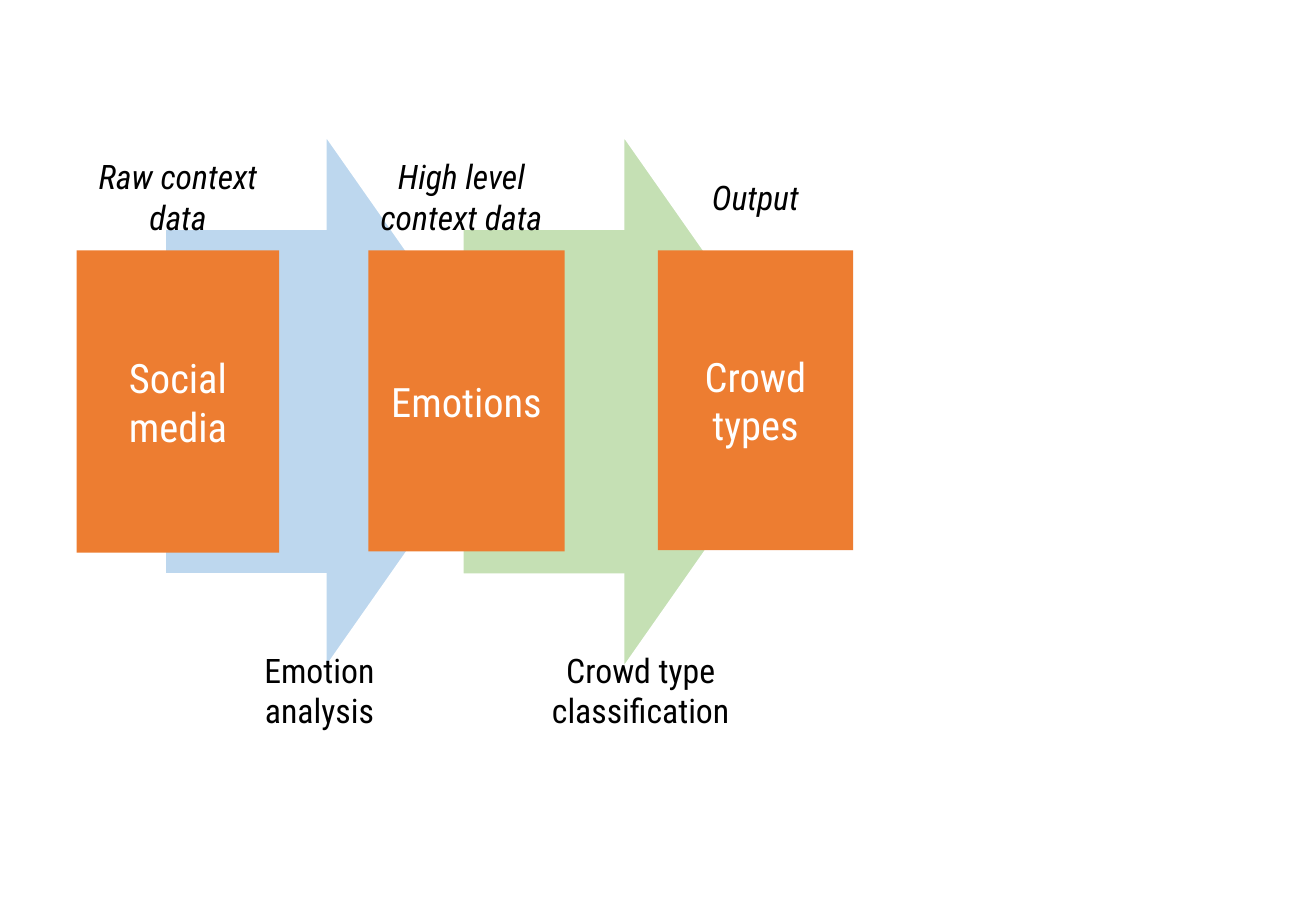
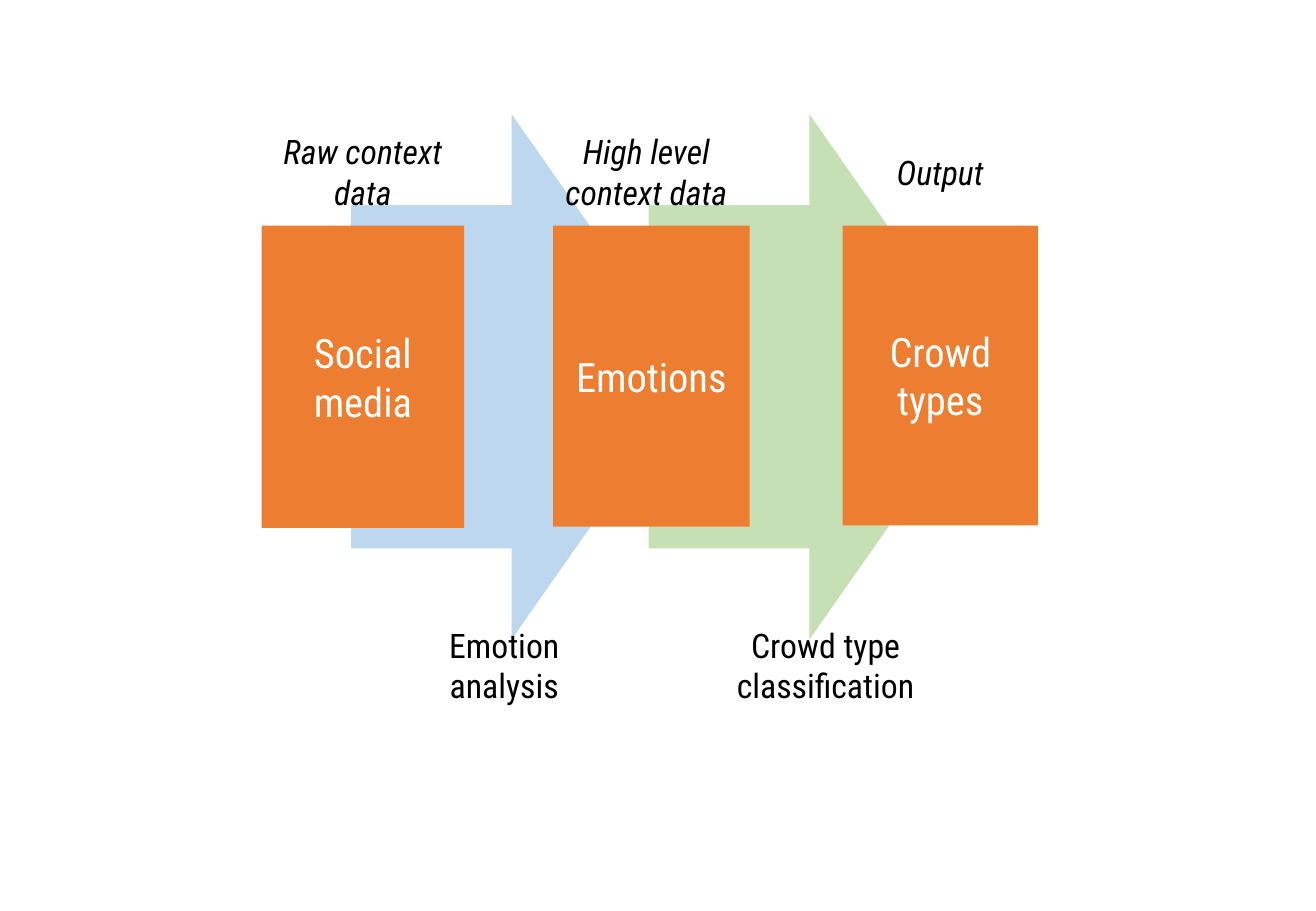
Before and after one commit to romyngo/mcm-thesis, a slide deck: slide 3 of Drawings/Drawing.pptx. Drawn at 1316x911 pixels with LibreOffice and Linux fonts; fonts in the diff are those of the drawing. Boxes give left, top, right and bottom in pixels: in the first picture for what was removed or moved away, otherwise in the second. Text is boxed around its words. In the diff, an @@ line names an element or a change of style, - is before the commit and + after.

```diff
--- a/Drawings/Drawing.pptx
+++ b/Drawings/Drawing.pptx
@@ 5 texts, 3 rectangles, 2 right arrows: place and size @@
-5 texts, 3 rectangles, 2 right arrows at bbox=[77, 135, 854, 731]
+5 texts, 3 rectangles, 2 right arrows at bbox=[261, 109, 1039, 705]
```
Also in this commit, not shown: 1 slide added.
